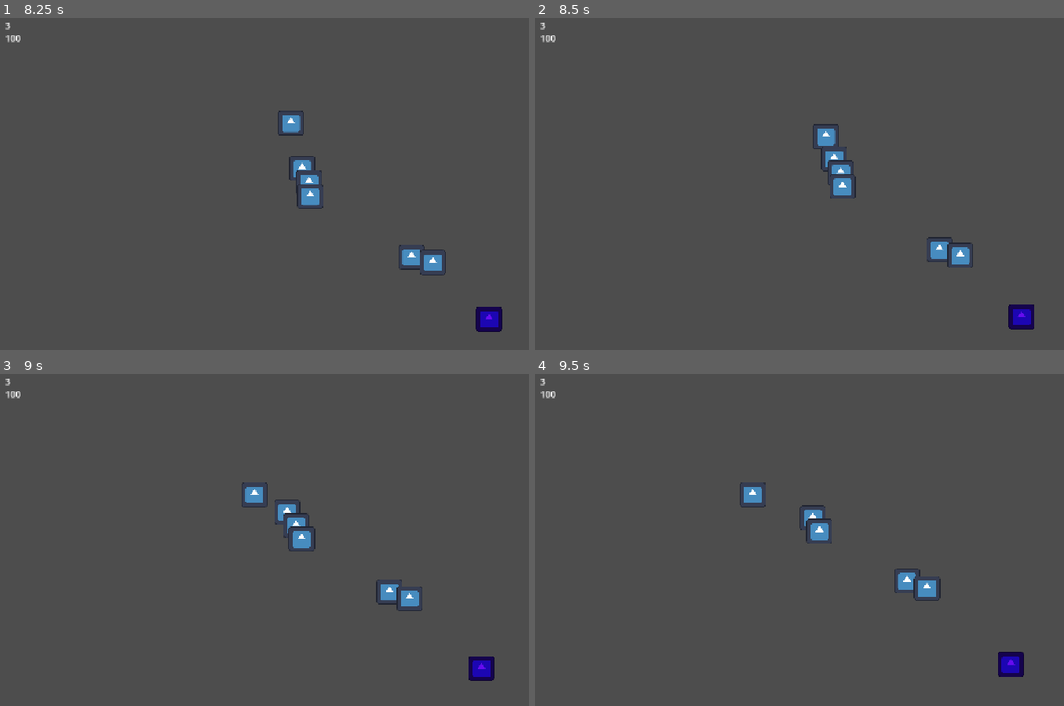
Above: before the commit, frames 1-4 (two rows, left to right).
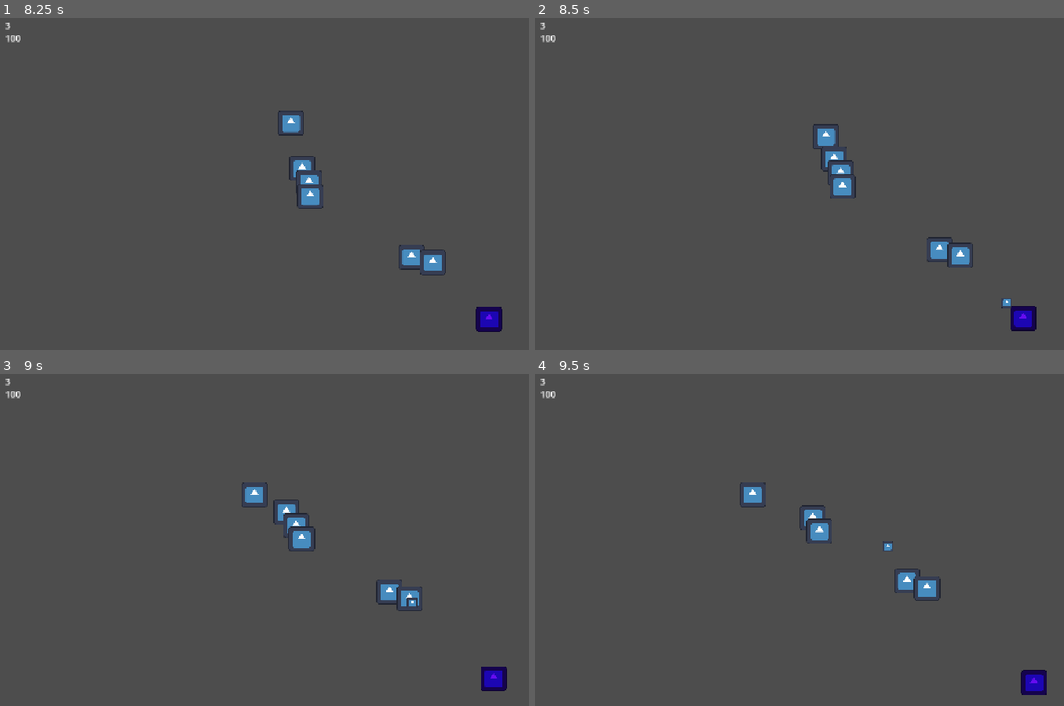
Above: after the commit, the same moments.

Repository: Yu-xo/GMTK2026
Game: Godot game, scene res://Scenes/Main/TestMap.tscn
The game is run twice, just before and just after one commit, with the same random seed, the same clock (stepped at 60 frames per second) and the same inputs. This scene is started directly instead of the project's main scene. The engine's default icon, where the game draws it, is replaced by a stand-in: a white triangle on a blue panel in a dark square.
Inputs (mouse positions are in pixels of both pictures, inside the frame that each line leads up to):
- Up to frame 1 (8.25 s): tap Enter at 0.5 s; move the mouse to (444, 154) at 0.52 s; press the mouse at (444, 154) at 0.53 s; hold D (right) 0.53-1.28 s; move the mouse to (179, 190) at 1.27 s; release the mouse at (179, 190) at 1.28 s; hold S (down) 1.28-2.03 s; tap Shift (dash) every 1.5 s from 1.35 to 7.35 s; move the mouse to (370, 94) at 2.02 s; press the mouse at (370, 94) at 2.03 s; hold D (right) 2.03-2.78 s; move the mouse to (275, 243) at 2.77 s; release the mouse at (275, 243) at 2.78 s; hold W (up) 2.78-3.53 s; move the mouse to (491, 227) at 3.52 s; press the mouse at (491, 227) at 3.53 s; hold A (left) 3.53-5.03 s; move the mouse to (116, 120) at 4.27 s; release the mouse at (116, 120) at 4.28 s; move the mouse to (338, 174) at 5.02 s; press the mouse at (338, 174) at 5.03 s; hold S (down) 5.03-5.78 s; move the mouse to (211, 84) at 5.77 s; release the mouse at (211, 84) at 5.78 s; hold D (right) 5.78-6.53 s; move the mouse to (444, 154) at 6.52 s; press the mouse at (444, 154) at 6.53 s; hold W (up) 6.53-7.28 s; move the mouse to (179, 190) at 7.27 s; release the mouse at (179, 190) at 7.28 s; hold D (right) 7.28-8.03 s; move the mouse to (370, 94) at 8.02 s; press the mouse at (370, 94) at 8.03 s; hold S (down) from 8.03 s (still down)
- Up to frame 2 (8.5 s): keep holding S (down)
- Up to frame 3 (9 s): move the mouse to (275, 599) at 8.77 s; release S (down) at 8.78 s; release the mouse at (275, 599) at 8.78 s; hold A (left) from 8.78 s (still down); tap Shift (dash) at 8.85 s
- Up to frame 4 (9.5 s): keep holding A (left)

Frame 1 is identical in both runs. In frame 2, 0.2% of the frame differs, in the area x 88-95%, y 84-95%; in frame 3, 0.7%; in frame 4, 0.8%, in the area x 52-97%, y 47-97%.

Commit message:
Add range enemy behaviour

Diff:
--- a/Resources/enemy_res.gd
+++ b/Resources/enemy_res.gd
@@ -2,9 +2,15 @@
 class_name EnemyResource
 
 enum EnemyType {MELEE, RANGE, TANK}
-enum EnemyState {IDLE, CHASE}
+enum EnemyState {IDLE, CHASE, ATTACK,REPOSITION}
 
 @export var enemy_type: EnemyType = EnemyType.MELEE
 @export var enemy_state: EnemyState = EnemyState.CHASE
 @export var hp: int = 3
 @export var movespeed: int = 50
+
+@export var chase_range: int = 500
+@export var reposition_time: float = 3.0
+@export var shot_cooldown: float = 3.0
+@export var can_shoot: bool = true
+var reposition_target: Vector2
--- a/Scenes/Characters/Enemies/EnemyRange.tscn
+++ b/Scenes/Characters/Enemies/EnemyRange.tscn
@@ -3,6 +3,7 @@
 [ext_resource type="Script" uid="uid://dnwjeuhtuyy07" path="res://Scripts/enemy.gd" id="1_b35jk"]
 [ext_resource type="Script" uid="uid://co1jxn5afii0q" path="res://Resources/enemy_res.gd" id="2_j6afi"]
 [ext_resource type="Texture2D" uid="uid://4q335xxs2p" path="res://icon.svg" id="3_8vgbl"]
+[ext_resource type="PackedScene" uid="uid://doim8d2tnbks4" path="res://Scenes/Projectiles/EnemyProjectile.tscn" id="3_j6afi"]
 
 [sub_resource type="Resource" id="Resource_v4mj0"]
 resource_local_to_scene = true
@@ -18,6 +19,7 @@
 [node name="CharacterBody2D" type="CharacterBody2D" unique_id=736836025]
 script = ExtResource("1_b35jk")
 enemy_res = SubResource("Resource_v4mj0")
+projectile_scene = ExtResource("3_j6afi")
 
 [node name="Sprite2D" type="Sprite2D" parent="." unique_id=74667065]
 self_modulate = Color(0.39979684, 0.047820576, 0.9394257, 1)
@@ -28,3 +30,12 @@
 shape = SubResource("RectangleShape2D_mchqt")
 
 [node name="AnimationPlayer" type="AnimationPlayer" parent="." unique_id=1880084123]
+
+[node name="ShotCooldownTimer" type="Timer" parent="." unique_id=2008045493]
+one_shot = true
+
+[node name="RepositionTimer" type="Timer" parent="." unique_id=1398295444]
+one_shot = true
+
+[connection signal="timeout" from="ShotCooldownTimer" to="." method="_on_shot_cooldown_timer_timeout"]
+[connection signal="timeout" from="RepositionTimer" to="." method="_on_reposition_timer_timeout"]
--- /dev/null
+++ b/Scenes/Projectiles/EnemyProjectile.tscn
@@ -0,0 +1,16 @@
+[gd_scene format=3 uid="uid://doim8d2tnbks4"]
+
+[ext_resource type="Texture2D" uid="uid://4q335xxs2p" path="res://icon.svg" id="1_cdf4w"]
+[ext_resource type="Script" uid="uid://cpxgphrankypr" path="res://Scripts/enemy_projectile.gd" id="1_stcsr"]
+
+[sub_resource type="RectangleShape2D" id="RectangleShape2D_mchqt"]
+
+[node name="Area2D" type="Area2D" unique_id=1038917338]
+script = ExtResource("1_stcsr")
+
+[node name="Sprite2D" type="Sprite2D" parent="." unique_id=678139603]
+scale = Vector2(0.15, 0.15)
+texture = ExtResource("1_cdf4w")
+
+[node name="CollisionShape2D" type="CollisionShape2D" parent="." unique_id=819491088]
+shape = SubResource("RectangleShape2D_mchqt")
--- a/Scripts/enemy.gd
+++ b/Scripts/enemy.gd
@@ -2,9 +2,16 @@
 
 @export var enemy_res: EnemyResource
 @onready var player:CharacterBody2D = get_tree().get_first_node_in_group("player")
+@export var projectile_scene: PackedScene
 
 var move_direction: Vector2
 var push_velocity: Vector2 = Vector2.ZERO
+
+func _ready() -> void:
+	match enemy_res.enemy_type:
+		enemy_res.EnemyType.RANGE:
+			$ShotCooldownTimer.wait_time = enemy_res.shot_cooldown
+			$RepositionTimer.wait_time = enemy_res.reposition_time
 
 
 func _physics_process(_delta: float) -> void:
@@ -33,6 +40,7 @@
 			_ai_melee()
 
 		enemy_res.EnemyType.RANGE:
+			#print(enemy_res.enemy_state)
 			_ai_range()
 
 		enemy_res.EnemyType.TANK:
@@ -55,8 +63,39 @@
 			velocity = Vector2.ZERO
 
 		enemy_res.EnemyState.CHASE:
-			move_direction = (player.position - position).normalized()
+			if (player.position - position).length() > enemy_res.chase_range * randf_range(0.75, 1.0):
+				move_direction = (player.position - position).normalized()
+				velocity = (move_direction * enemy_res.movespeed) + push_velocity
+
+			else:
+				enemy_res.enemy_state = enemy_res.EnemyState.ATTACK
+
+		enemy_res.EnemyState.ATTACK:
+			if enemy_res.can_shoot:
+				var projectile = projectile_scene.instantiate() as Area2D
+				get_tree().current_scene.add_child(projectile)
+
+				if projectile.has_method("_setup"):
+					projectile._setup(position, (player.position - position).normalized())
+
+				enemy_res.enemy_state = enemy_res.EnemyState.REPOSITION
+				enemy_res.can_shoot = false
+				$ShotCooldownTimer.start()
+				$RepositionTimer.start()
+				enemy_res.reposition_target = position * Vector2(1 * randf_range(-20, 20), 1 * randf_range(-20, 20))
+
+
+			else:
+				enemy_res.enemy_state = enemy_res.EnemyState.REPOSITION
+				if $RepositionTimer.is_stopped():
+					$RepositionTimer.start()
+					enemy_res.reposition_target = position + Vector2(1 * randf_range(-50, 50), 1 * randf_range(-50, 50))
+
+
+		enemy_res.EnemyState.REPOSITION:
+			move_direction = (enemy_res.reposition_target - position).normalized()
 			velocity = (move_direction * enemy_res.movespeed) + push_velocity
+
 
 
 func _ai_tank() -> void:
@@ -64,6 +103,18 @@
 		enemy_res.EnemyState.IDLE:
 			velocity = Vector2.ZERO
 
+
 		enemy_res.EnemyState.CHASE:
 			move_direction = (player.position - position).normalized()
 			velocity = (move_direction * enemy_res.movespeed) + push_velocity
+
+
+
+
+
+func _on_shot_cooldown_timer_timeout() -> void:
+	enemy_res.can_shoot = true
+
+
+func _on_reposition_timer_timeout() -> void:
+	enemy_res.enemy_state = enemy_res.EnemyState.CHASE
--- /dev/null
+++ b/Scripts/enemy_projectile.gd
@@ -0,0 +1,28 @@
+extends Area2D
+
+
+var projectile_direction: Vector2 = Vector2.ZERO
+@export var projectile_speed: int = 300
+@export var damage: int = 1
+@export var projectile_range: int = 1000
+
+var distance_travelled: float = 0
+
+
+func _physics_process(delta: float) -> void:
+	position += (projectile_direction * projectile_speed * delta)
+	distance_travelled += projectile_speed * delta
+
+	if distance_travelled > projectile_range:
+		call_deferred("queue_free")
+
+
+
+func _setup(proj_pos: Vector2, proj_dir: Vector2):
+	position = proj_pos + proj_dir * 15
+	projectile_direction = proj_dir
+
+
+func _on_body_entered(HitObject: Node2D) -> void:
+	# apply damage to target
+	call_deferred("queue_free")
Not shown, added: Scripts/enemy_projectile.gd.uid
